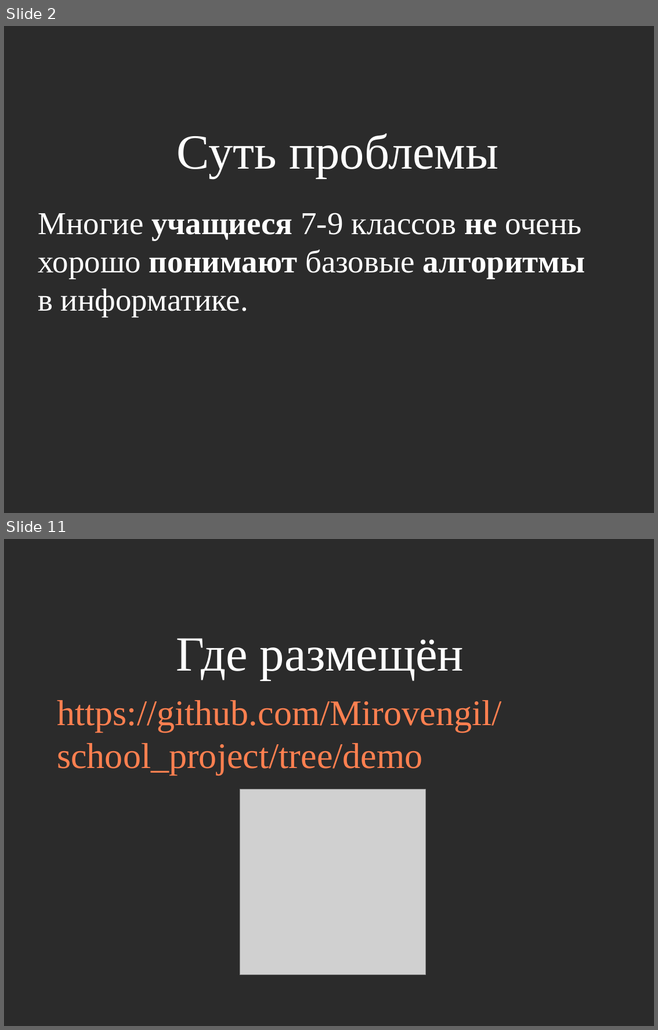
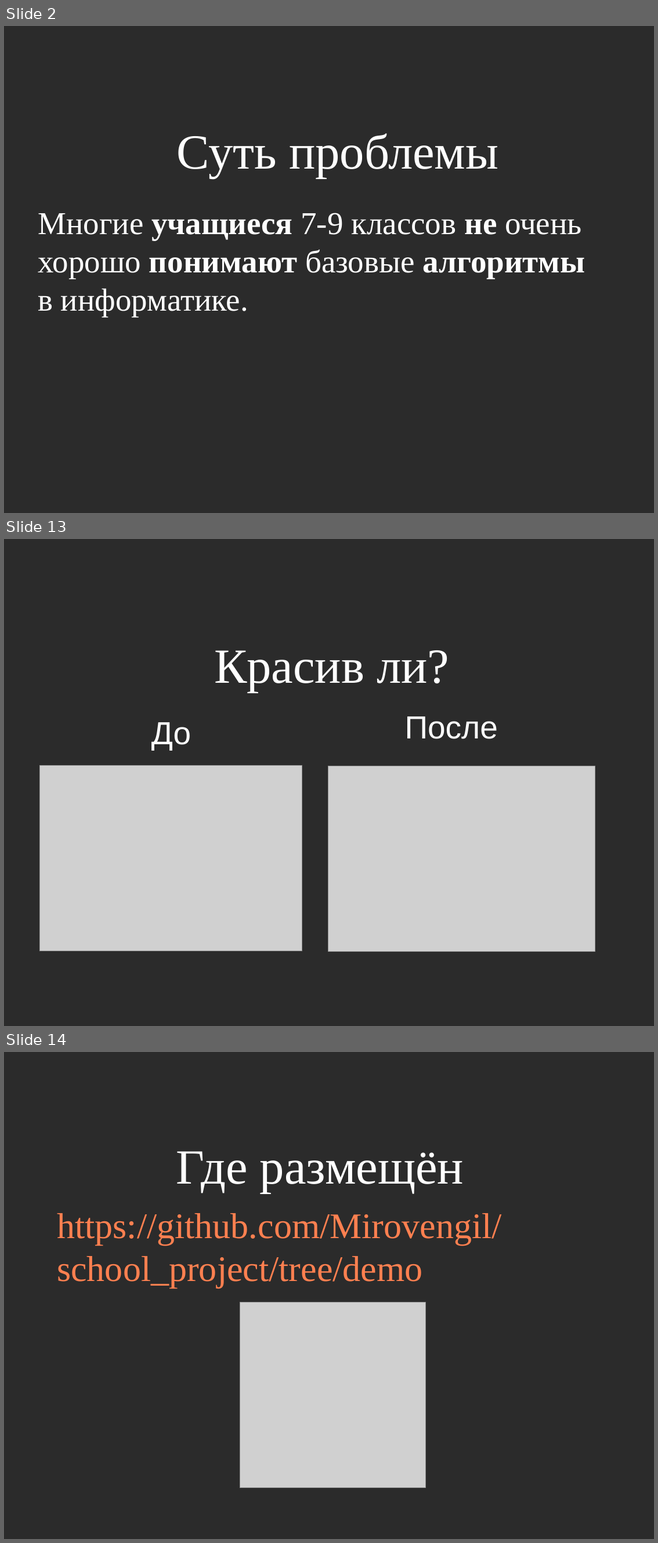
Before and after one commit to Mirovengil/school_project, a slide deck: project_page/Презентация/Шаблон.odp. Shown one above the other, each under a label of ours: slides 2 and 11 before the commit, slides 2, 13 and 14 after it; the slides between them are not shown. The pictures are 658x1030 and 658x1543 pixels, drawn with LibreOffice and Linux fonts; fonts in the diff are those of the drawing; grey boxes stand for pictures; background and template pictures are left out; a plain dark background stands for a picture behind light text. Boxes give left, top, right and bottom in pixels: in the first picture for what was removed or moved away, otherwise in the second. Text is boxed around its words. In the diff, an @@ line names an element or a change of style, - is before the commit and + after.

```diff
--- a/project_page/Презентация/Шаблон.odp
+++ b/project_page/Презентация/Шаблон.odp
@@ slide 13 added at (4,539,654,1026), background picture (left out) @@
@@ title added at (214,650,449,692), 60 pt, text #FFFFFF @@
+Красив ли?
@@ text added at (151,722,191,750), 39 pt, text #FFFFFF @@
+До
@@ text added at (405,716,498,739), 39 pt, text #FFFFFF @@
+После
@@ picture added at (39,765,302,951) @@
@@ picture added at (328,766,594,951) @@
@@ what was slide 11 is now slide 14 @@
```
Also in this commit, not shown: 8 slides changed, 2 other slides added, 7 other files.
